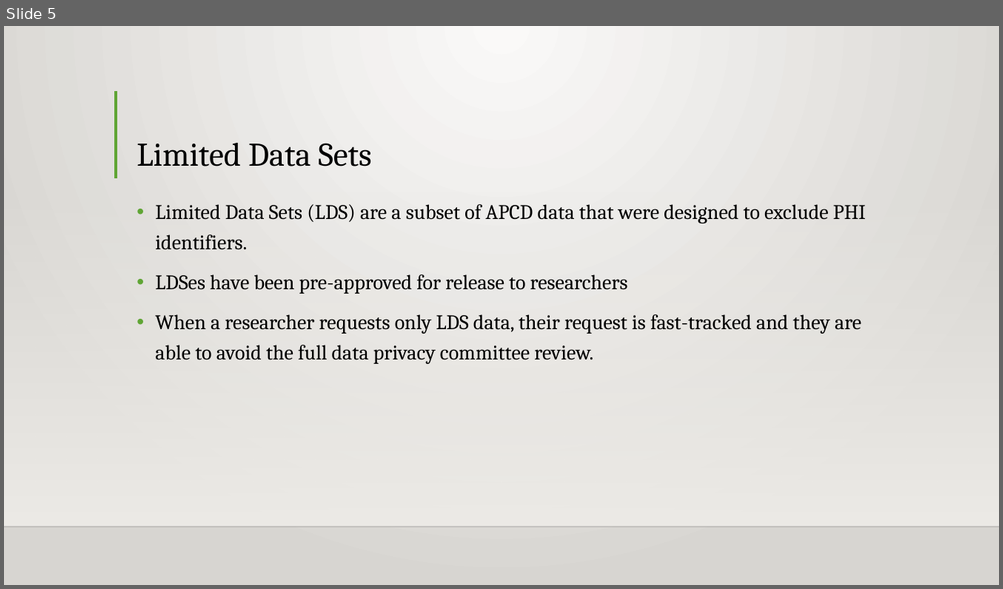
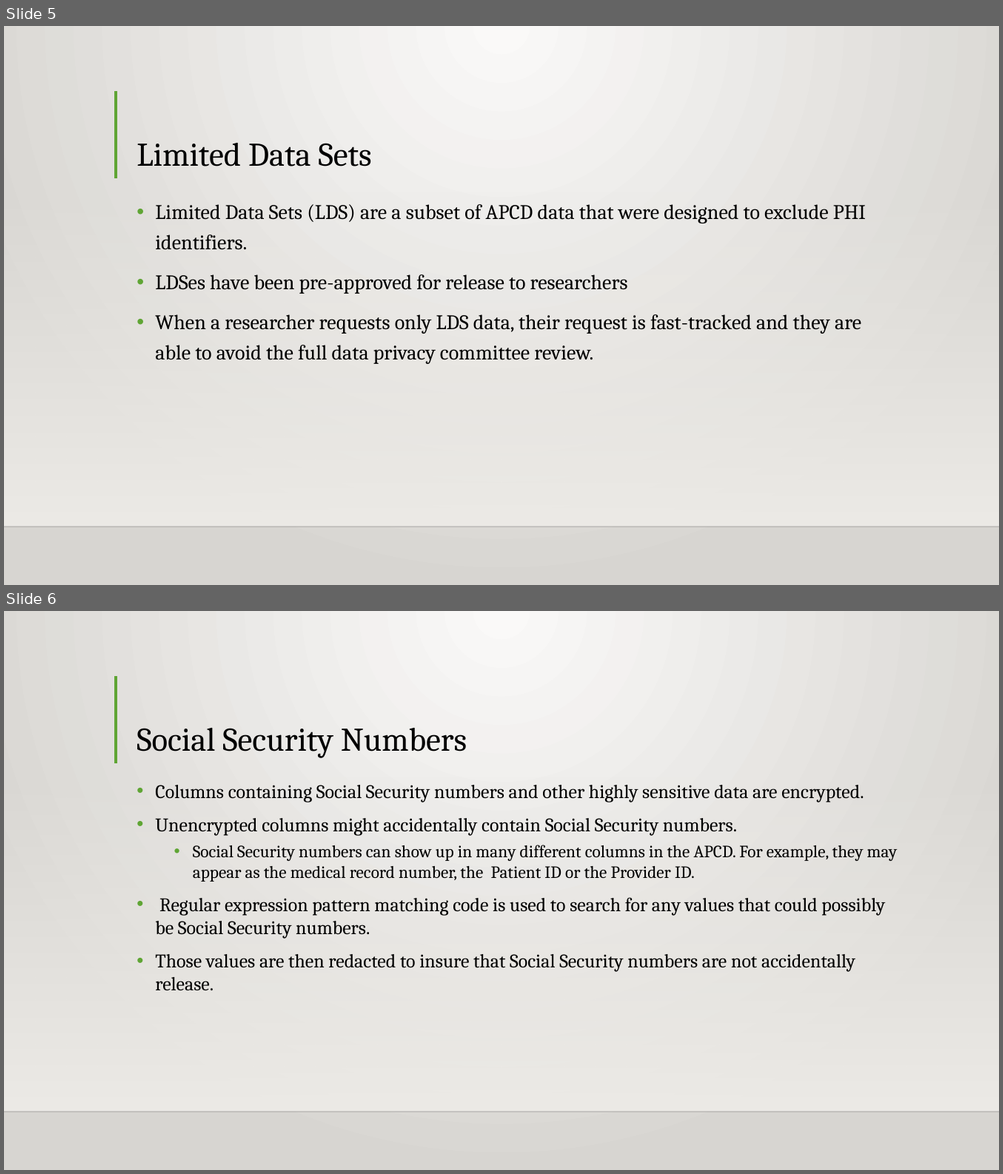
Before and after one commit to Intro-to-APCD/Intro-to-APCD.github.io, a slide deck: PowerPoints/Phase 2 - Overview/008 Protected Health Information and APCD Security.pptx. Shown one above the other, each under a label of ours: slide 5 before the commit, slides 5 and 6 after it. The pictures are 1003x589 and 1003x1174 pixels, drawn with LibreOffice and Linux fonts; fonts in the diff are those of the drawing; background and template pictures are left out. Boxes give left, top, right and bottom in pixels: in the first picture for what was removed or moved away, otherwise in the second. Text is boxed around its words. In the diff, an @@ line names an element or a change of style, - is before the commit and + after.

Commit message:
added a slide about SSN redaction

```diff
--- a/PowerPoints/Phase 2 - Overview/008 Protected Health Information and APCD Security.pptx
+++ b/PowerPoints/Phase 2 - Overview/008 Protected Health Information and APCD Security.pptx
@@ slide 6 added at box(4, 611, 999, 1170), background gradient #FAFAF9 to #D7D5D2; not listed: 3 template elements that a slide beside it also shows @@
@@ title added at box(136, 728, 466, 758), 32 pt, text #000000 @@
+Social Security Numbers
@@ text added at box(155, 785, 897, 991), 18.5 pt, text #000000 @@
+• Columns containing Social Security numbers and other highly sensitive data are encrypted.
+• Unencrypted columns might accidentally contain Social Security numbers.
+  • Social Security numbers can show up in many different columns in the APCD. For example, they may appear as the medical record number, the Patient ID or the Provider ID.
+• Regular expression pattern matching code is used to search for any values that could possibly be Social Security numbers.
+• Those values are then redacted to insure that Social Security numbers are not accidentally release.
```
